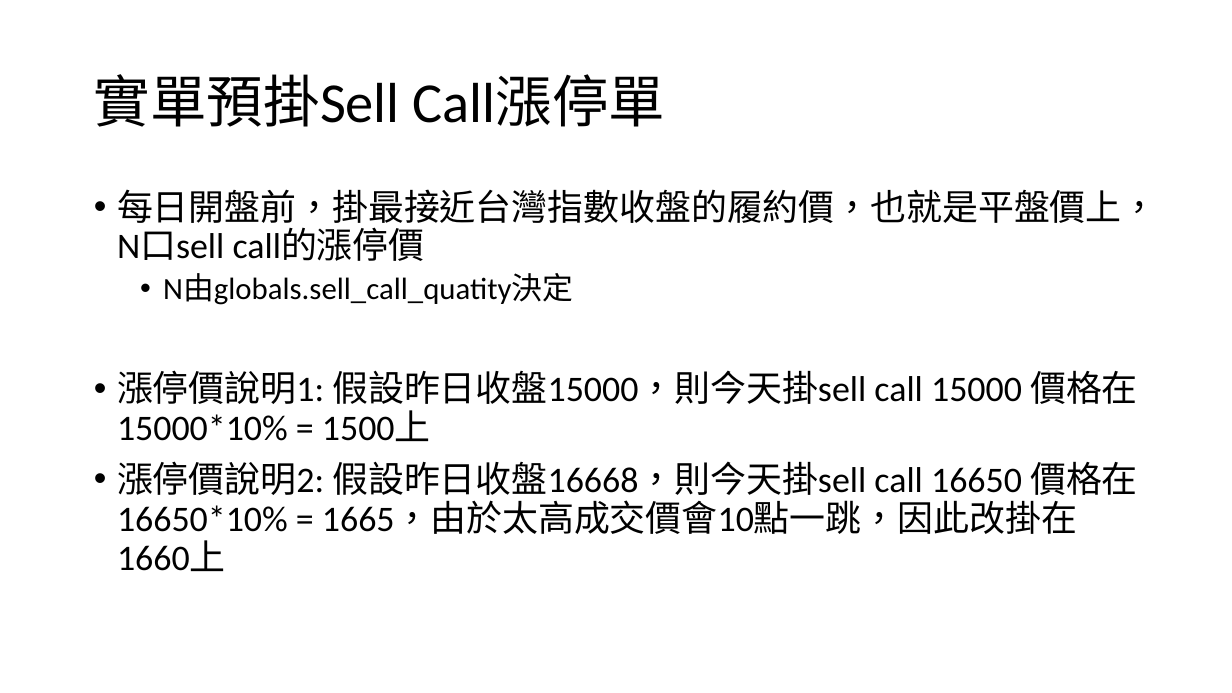
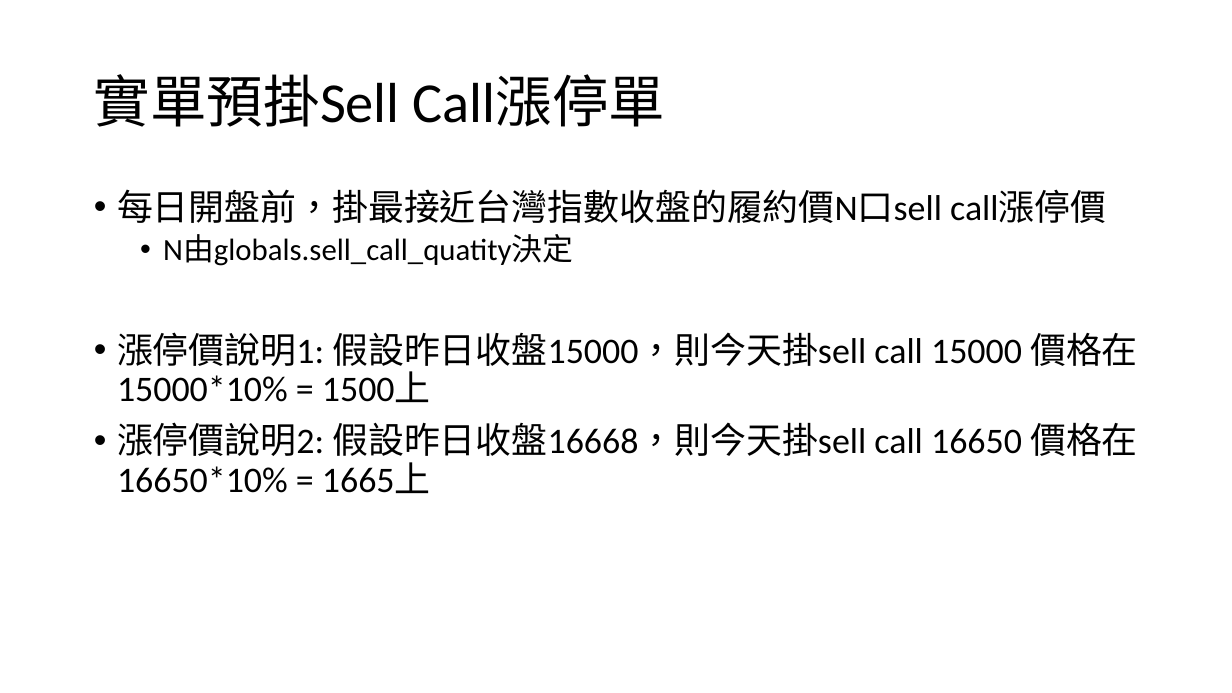
Before and after one commit to 030helios/shioaji-options, a slide deck: slide 12 of 選擇權自動化.pptx. Drawn at 1232x693 pixels with LibreOffice and Linux fonts; fonts in the diff are those of the drawing. Boxes give left, top, right and bottom in pixels: in the first picture for what was removed or moved away, otherwise in the second. Text is boxed around its words. In the diff, an @@ line names an element or a change of style, - is before the commit and + after.

```diff
--- a/選擇權自動化.pptx
+++ b/選擇權自動化.pptx
@@ text at [117,189,1106,223]: text changed @@
-• 每日開盤前，掛最接近台灣指數收盤的履約價，也就是平盤價上，N口sell call的漲停價
+• 每日開盤前，掛最接近台灣指數收盤的履約價N口sell call漲停價
@@ text at [117,422,1138,493]: text changed @@
-• 漲停價說明2: 假設昨日收盤16668，則今天掛sell call 16650 價格在16650*10% = 1665，由於太高成交價會10點一跳，因此改掛在1660上
+• 漲停價說明2: 假設昨日收盤16668，則今天掛sell call 16650 價格在16650*10% = 1665上
```
Also in this commit, not shown: 1 slide removed, 27 other files.
